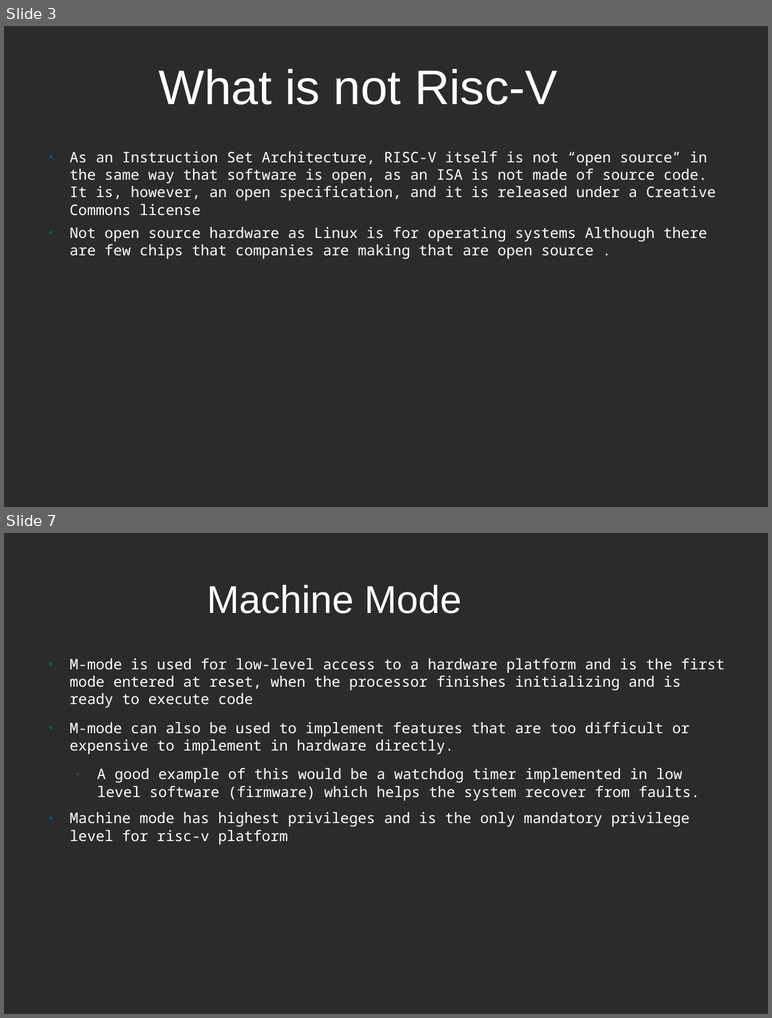
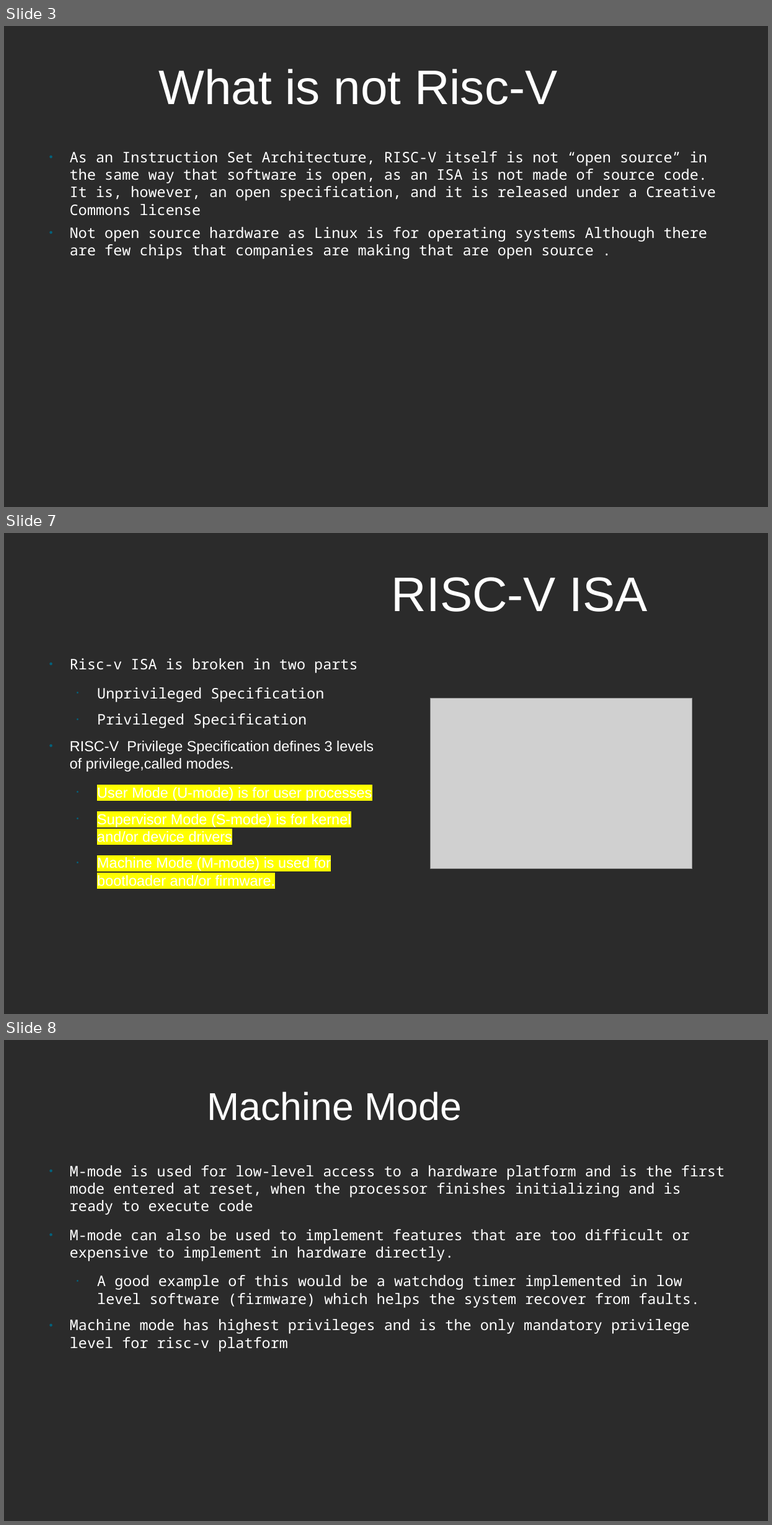
Before and after one commit to murthuja1708/desd_class, a slide deck: RISCV.odp. Shown one above the other, each under a label of ours: slides 3 and 7 before the commit, slides 3, 7 and 8 after it; the slides between them are not shown. The pictures are 772x1018 and 772x1525 pixels, drawn with LibreOffice and Linux fonts; fonts in the diff are those of the drawing; grey boxes stand for pictures; background and template pictures are left out; a plain dark background stands for a picture behind light text. Boxes give left, top, right and bottom in pixels: in the first picture for what was removed or moved away, otherwise in the second. Text is boxed around its words. In the diff, an @@ line names an element or a change of style, - is before the commit and + after.

```diff
--- a/RISCV.odp
+++ b/RISCV.odp
@@ slide 7 added at box(4, 533, 768, 1014), background picture (left out) @@
@@ title added at box(392, 577, 647, 612), 60 pt, text #FFFFFF @@
+RISC-V ISA
@@ text added at box(70, 658, 374, 886), 18 pt, text #FFFFFF @@
+● Risc-v ISA is broken in two parts
+  • Unprivileged Specification
+  • Privileged Specification
+● RISC-V Privilege Specification defines 3 levels of privilege,called modes.
+  • User Mode (U-mode) is for user processes
+  • Supervisor Mode (S-mode) is for kernel and/or device drivers
+  • Machine Mode (M-mode) is used for bootloader and/or firmware.
@@ picture added at box(430, 698, 692, 869) @@
@@ what was slide 7 is now slide 8 @@
```
Also in this commit, not shown: 9 slides changed, 14 other slides added, 3 slides removed, 2 other files.
